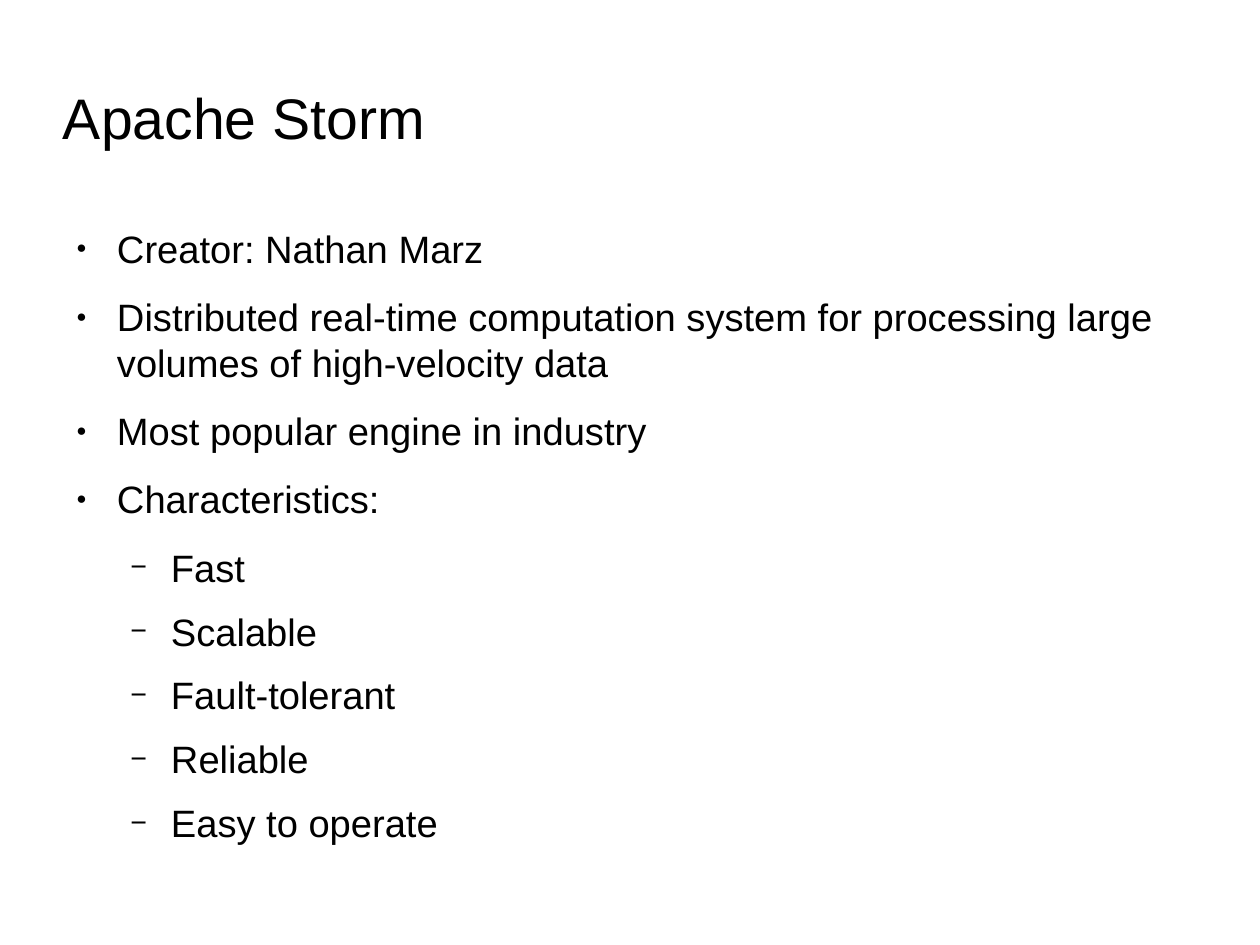
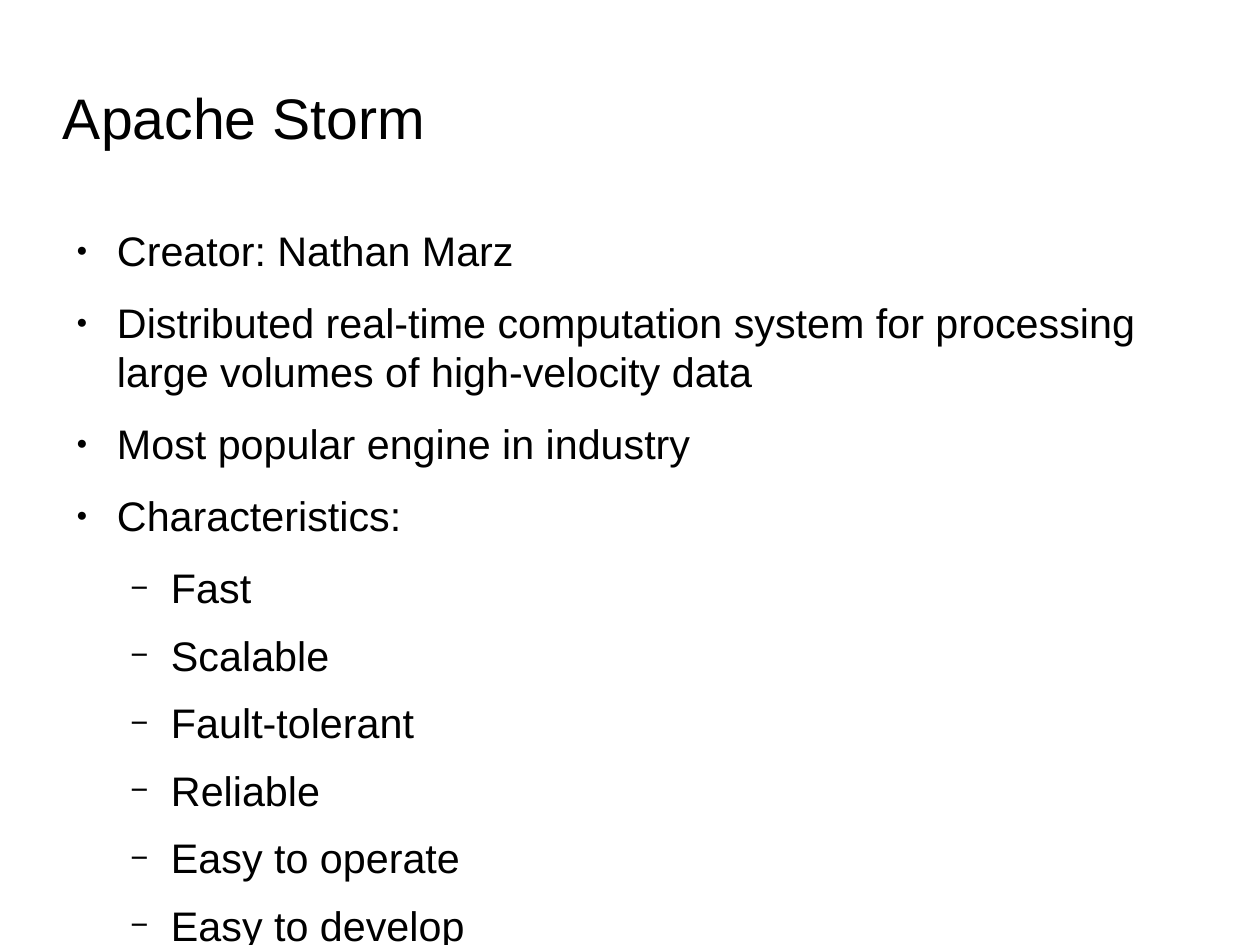
Before and after one commit to qiozas/Documents, a slide deck: slide 22 of fosscomm-2016/Big Data Streaming - FOSSCOMM 2016.odp (slide 21 before the commit). Drawn at 1260x945 pixels with LibreOffice and Linux fonts; fonts in the diff are those of the drawing; background and template pictures are left out. Boxes give left, top, right and bottom in pixels: in the first picture for what was removed or moved away, otherwise in the second. Text is boxed around its words. In the diff, an @@ line names an element or a change of style, - is before the commit and + after.

```diff
--- a/fosscomm-2016/Big Data Streaming - FOSSCOMM 2016.odp
+++ b/fosscomm-2016/Big Data Streaming - FOSSCOMM 2016.odp
@@ text at [117, 236, 1135, 881]: paragraph added @@
+  − Easy to develop
@@ text at [117, 236, 1135, 881]: size 24.1 to 26 pt @@
```
Also in this commit, not shown: 4 other slides changed, 2 slides added, 1 other file.
